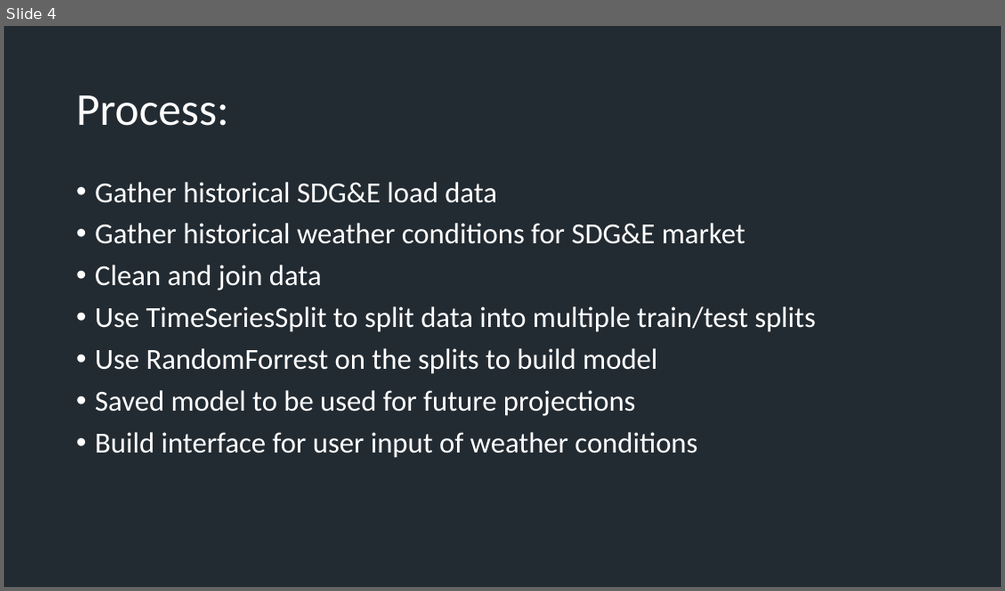
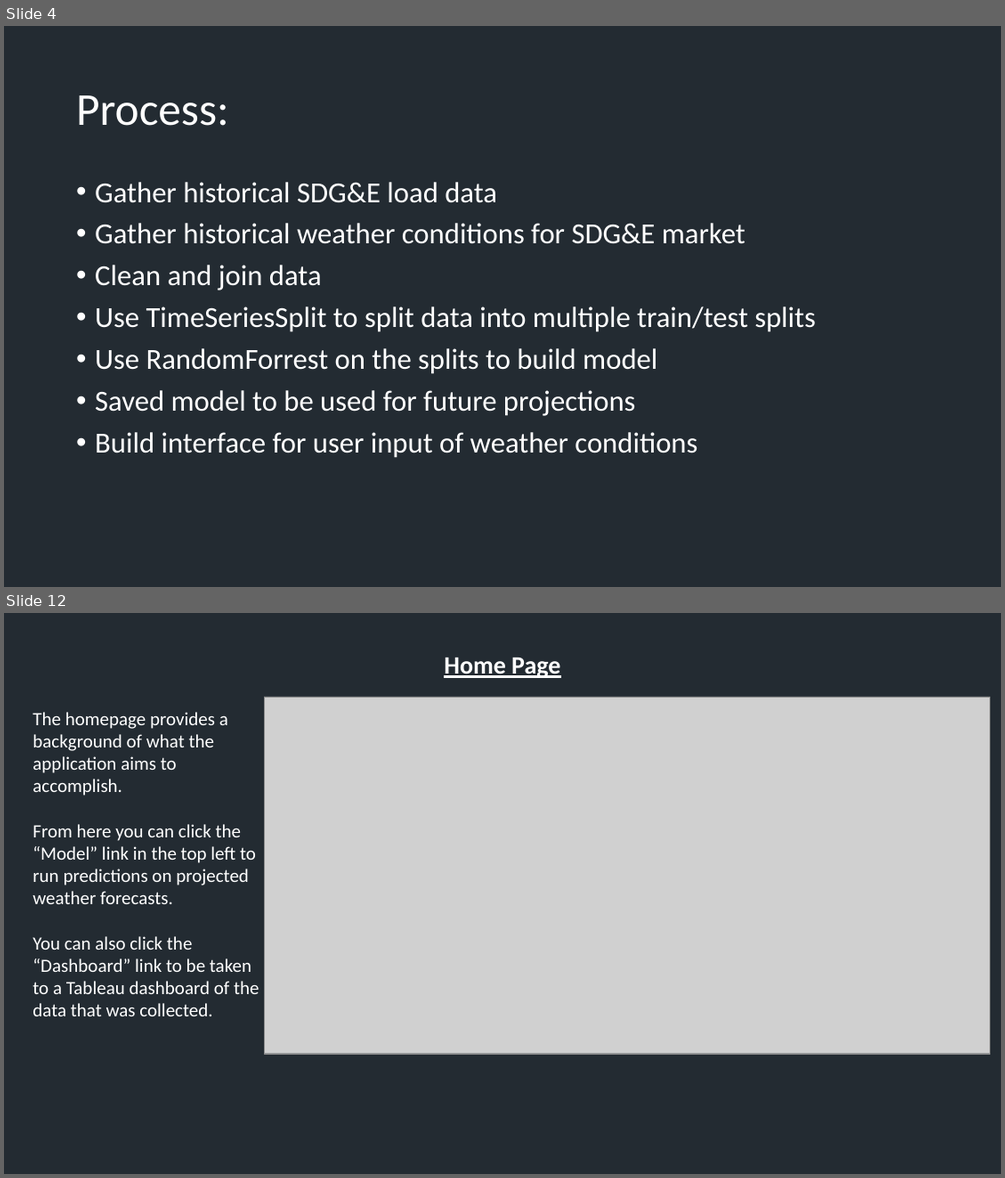
Before and after one commit to Matlickp/Energy_Load_Forecasting, a slide deck: Energy Load Forecasting Presentation.pptx. Shown one above the other, each under a label of ours: slide 4 before the commit, slides 4 and 12 after it; the slides between them are not shown. The pictures are 1005x591 and 1005x1178 pixels, drawn with LibreOffice and Linux fonts; fonts in the diff are those of the drawing; grey boxes stand for pictures; background and template pictures are left out. Boxes give left, top, right and bottom in pixels: in the first picture for what was removed or moved away, otherwise in the second. Text is boxed around its words. In the diff, an @@ line names an element or a change of style, - is before the commit and + after.

Commit message:
updated presentation, added images

```diff
--- a/Energy Load Forecasting Presentation.pptx
+++ b/Energy Load Forecasting Presentation.pptx
@@ slide 12 added at [4, 613, 1001, 1174], background picture (left out) @@
@@ text added at [444, 657, 560, 678], 48 pt, text #FFFFFF, bold, underline @@
+Home Page
@@ text added at [32, 712, 259, 1016], 36 pt, text #FFFFFF @@
+The homepage provides a background of what the application aims to accomplish.
+From here you can click the “Model” link in the top left to run predictions on projected weather forecasts.
+You can also click the “Dashboard” link to be taken to a Tableau dashboard of the data that was collected.
@@ picture added at [264, 697, 989, 1054] @@
```
Also in this commit, not shown: 1 slide changed, 8 other slides added, 6 slides removed, 5 other files.
